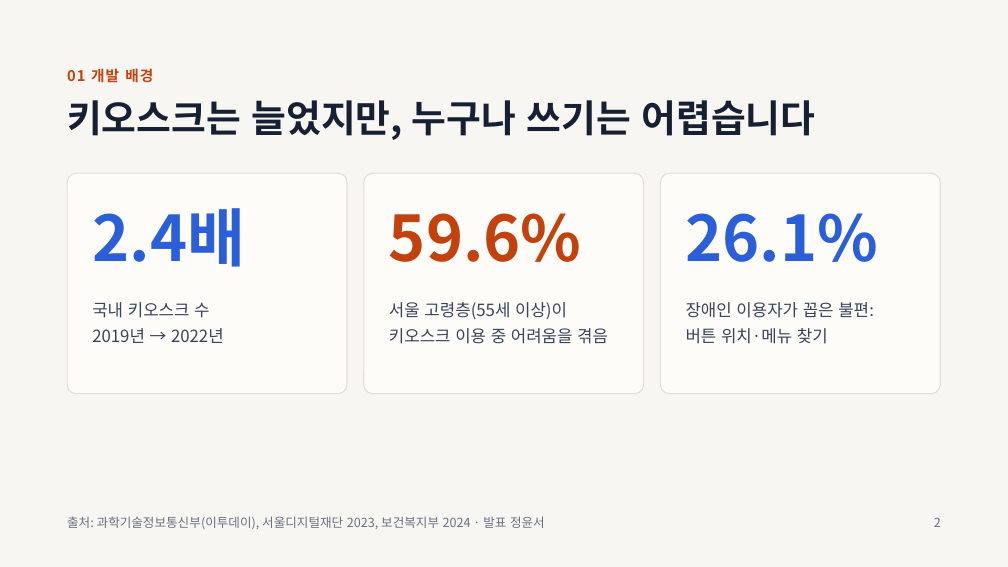
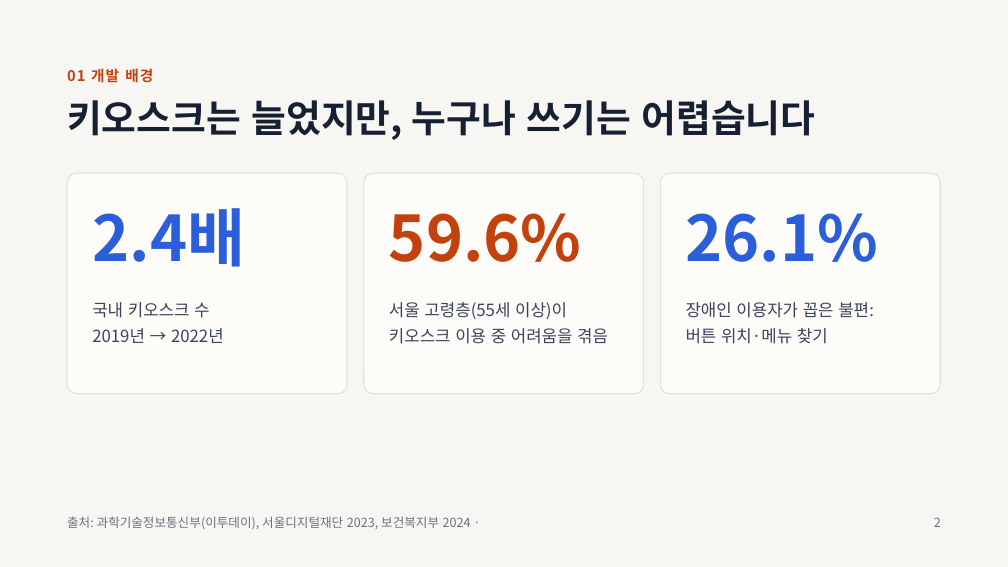
Before and after one commit to TeamProjectAIServiceDevelop/team-project, a slide deck: slide 2 of 자료/발표자료-KIOSSON.pptx. Drawn at 1008x567 pixels with LibreOffice and Linux fonts; fonts in the diff are those of the drawing. Boxes give left, top, right and bottom in pixels: in the first picture for what was removed or moved away, otherwise in the second. Text is boxed around its words. In the diff, an @@ line names an element or a change of style, - is before the commit and + after.

```diff
--- a/자료/발표자료-KIOSSON.pptx
+++ b/자료/발표자료-KIOSSON.pptx
@@ text at (67, 516, 471, 529): text changed @@
-출처: 과학기술정보통신부(이투데이), 서울디지털재단 2023, 보건복지부 2024 · 발표 정윤서
+출처: 과학기술정보통신부(이투데이), 서울디지털재단 2023, 보건복지부 2024 ·
```
Also in this commit, not shown: 7 other slides changed.
